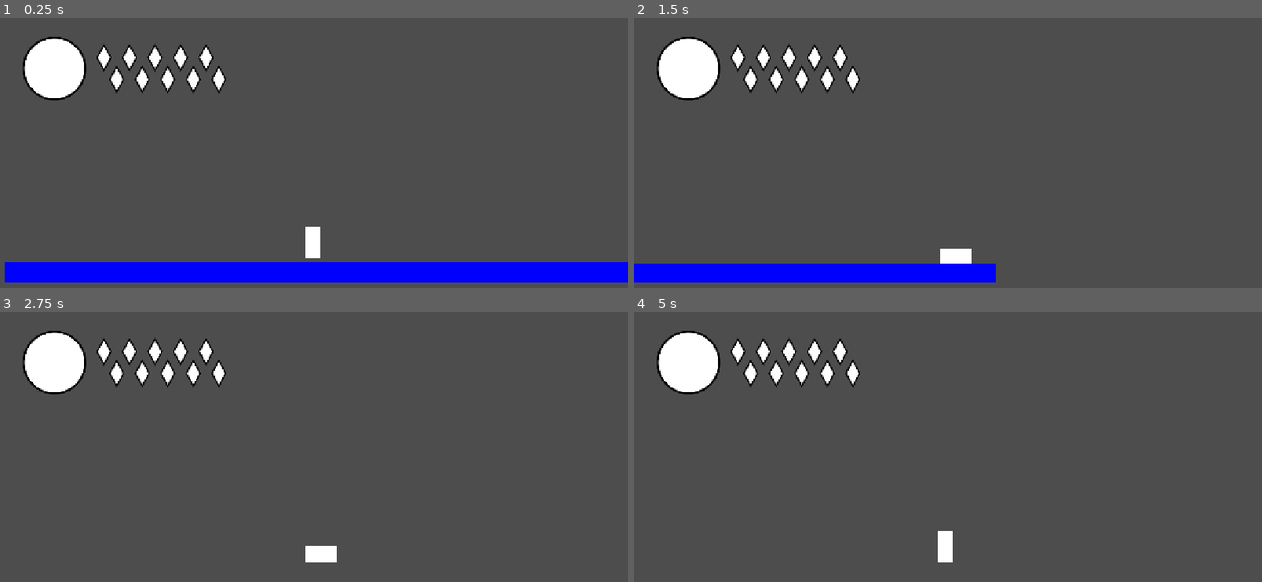
Above: before the commit, frames 1-4 (two rows, left to right).
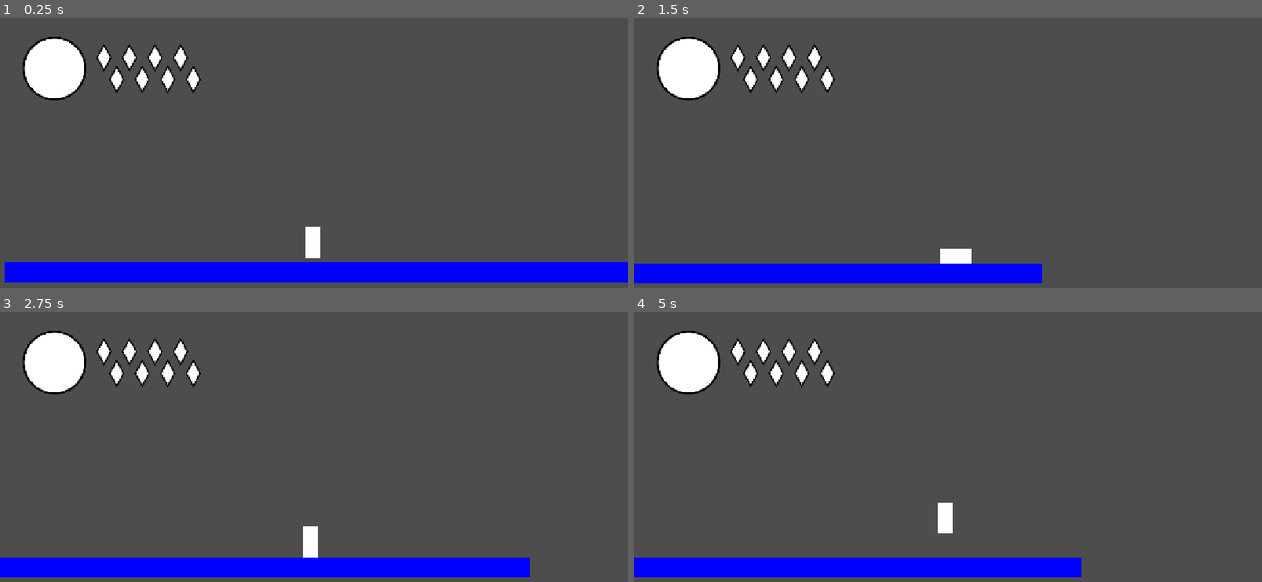
Above: after the commit, the same moments.

Repository: autonomouscrow/color-game
Game: Godot game, scene res://Scenes/Main.tscn
The game is run twice, just before and just after one commit, with the same random seed, the same clock (stepped at 60 frames per second) and the same inputs.
Inputs:
- Up to frame 1 (0.25 s): no input
- Up to frame 2 (1.5 s): hold C (dash) 0.53-1.28 s; hold Right (move_right) from 0.53 s (still down); tap Z (jump) at 0.77, 1.07 s; tap D (slide) at 0.8, 1.35 s
- Up to frame 3 (2.75 s): tap Z (jump) at 1.52, 1.55, 1.82, 2.1 s; release Right (move_right) at 2.03 s; hold Left (move_left) from 2.03 s (still down); hold C (dash) from 2.03 s (still down)
- Up to frame 4 (5 s): release Left (move_left) at 2.78 s; release C (dash) at 2.78 s; hold Right (move_right) 2.78-4.28 s; tap C (dash) at 2.85, 4.55 s; tap Z (jump) at 3.02, 3.32, 3.77, 3.8, 4.07, 4.52, 4.82 s; tap D (slide) at 3.05, 3.6 s; hold Left (move_left) from 4.28 s (still down); tap Q at 4.35 s

The runs differ from the first frame. In frame 1, 0.3% of the frame differs, in the area x 31-36%, y 9-28%; in frame 2, 1.0%; in frame 3, 6.7%, in the area x 0-85%, y 9-99%; in frame 4, 5.9%.

Commit message:
ground pound and slide cancel

Diff:
--- a/Scenes/HUD.tscn
+++ b/Scenes/HUD.tscn
@@ -4,6 +4,8 @@
 
 [node name="Hud" type="CanvasLayer" unique_id=1967454566]
 script = ExtResource("1_hud")
+max_mp = 10
+mp = 10
 
 [node name="Canvas" type="Control" parent="." unique_id=1967454567]
 layout_mode = 3
--- a/Scripts/Hue.gd
+++ b/Scripts/Hue.gd
@@ -17,6 +17,14 @@
 @export var coyote_time := 0.1
 ## Seconds before landing that a Z press is remembered and jumps on touchdown
 @export var jump_buffer_time := 0.1
+## Seconds to unsquish when jumping out of a slide with Z
+@export var slide_jump_unsquish_time := 0.05
+## Downward speed of the mid-air D slam
+@export var slam_speed := 2000.0
+## Seconds to squish into a slide when a slam hits the ground
+@export var slam_squish_time := 0.05
+## Seconds a straight-down slam stays squished before standing up, if no other input cuts it short
+@export var squat_hold_time := 0.2
 
 @export_group("Stats")
 @export var max_health := 100.0:
@@ -26,11 +34,11 @@
 @export var health := 100.0:
 	set(value):
 		health = clampf(value, 0.0, max_health)
-@export var max_mp := 10:
+@export var max_mp := 8:
 	set(value):
 		max_mp = maxi(value, 0)
 		mp = mini(mp, max_mp)
-@export var mp := 10:
+@export var mp := 8:
 	set(value):
 		mp = clampi(value, 0, max_mp)
 
@@ -53,6 +61,11 @@
 var slide_direction := 1.0
 var slide_stopping := false
 var slide_stop_rate := 0.0
+var slide_squish_duration := 0.1
+var slamming := false
+## True for a slam that landed with no sideways speed: Hue squats to half height without widening
+var squatting := false
+var squat_timer := 0.0
 var squish := 0.0
 var coyote_timer := 0.0
 var jump_buffer_timer := 0.0
@@ -76,15 +89,27 @@
 
 	if is_on_floor():
 		coyote_timer = coyote_time
+		# A slam that hits the ground turns straight into a slide, keeping its horizontal speed
+		if slamming:
+			slamming = false
+			if velocity.x != 0:
+				slide_direction = signf(velocity.x)
+			_start_slide(slam_squish_time)
+			squatting = velocity.x == 0
 	else:
 		coyote_timer -= delta
-		velocity.y = minf(velocity.y + gravity * delta, max_fall_speed)
+		if slamming:
+			velocity.y = slam_speed
+		else:
+			velocity.y = minf(velocity.y + gravity * delta, max_fall_speed)
 	if Input.is_action_just_pressed("jump"):
 		jump_buffer_timer = jump_buffer_time
 	else:
 		jump_buffer_timer -= delta
 	# A buffered press jumps as soon as Hue is on the floor, or just walked off it
-	if jump_buffer_timer > 0 and coyote_timer > 0 and not sliding:
+	if jump_buffer_timer > 0 and coyote_timer > 0 and not slamming:
+		if sliding:
+			_jump_out_of_slide(dash_held)
 		velocity.y = -jump_velocity
 		jump_buffer_timer = 0
 		coyote_timer = 0
@@ -92,14 +117,26 @@
 	if Input.is_action_just_released("jump") and velocity.y < 0:
 		velocity.y *= jump_release_cut
 
-	if Input.is_action_just_pressed("slide") and not sliding and is_on_floor() and absf(velocity.x) >= speed:
-		sliding = true
-		slide_stopping = false
-		slide_direction = signf(velocity.x)
-		# Slides start at least at slide_min_speed; faster slides keep their speed
-		if absf(velocity.x) < slide_min_speed:
-			velocity.x = slide_direction * slide_min_speed
-		dashing = false
+	if Input.is_action_just_pressed("slide") and not sliding:
+		if is_on_floor():
+			if absf(velocity.x) >= speed:
+				slide_direction = signf(velocity.x)
+				# Slides start at least at slide_min_speed; faster slides keep their speed
+				if absf(velocity.x) < slide_min_speed:
+					velocity.x = slide_direction * slide_min_speed
+				_start_slide(slide_squish_time)
+		elif not slamming:
+			slamming = true
+			dashing = false
+			velocity.y = slam_speed
+	if slamming:
+		# No steering during a slam; horizontal speed is kept as it was
+		move_and_slide()
+		return
+	# Finish unsquishing after jumping out of a slide
+	if not sliding and squish > 0:
+		squish = move_toward(squish, 0, delta / slide_jump_unsquish_time)
+		_apply_squish()
 	if sliding:
 		_slide(direction, delta)
 		move_and_slide()
@@ -115,7 +152,7 @@
 			dash_direction = direction
 		velocity.x = dash_direction * dash_speed
 
-	if dashing and dash_held:
+	if dashing and dash_held and not dash_locked:
 		# Keep dashing with no arrows held; pressing the other way turns around over dash_turn_time
 		var target_direction := direction if direction != 0 else dash_direction
 		velocity.x = move_toward(velocity.x, target_direction * dash_speed, 2 * dash_speed / dash_turn_time * delta)
@@ -132,7 +169,38 @@
 		velocity.x = direction * speed
 	move_and_slide()
 
+func _start_slide(squish_time: float) -> void:
+	sliding = true
+	slide_stopping = false
+	slide_squish_duration = squish_time
+	squatting = false
+	squat_timer = 0.0
+	dashing = false
+
+func _jump_out_of_slide(dash_held: bool) -> void:
+	sliding = false
+	# Leftover slide speed above walking speed eases off like the end of a dash; C held through the slide doesn't dash
+	if absf(velocity.x) > speed:
+		dashing = true
+		dash_direction = signf(velocity.x)
+		dash_locked = dash_held
+
 func _slide(direction: float, delta: float) -> void:
+	if squatting:
+		# Arrows or C during a squat stand Hue straight up and hand control back (Z is handled by the jump)
+		if direction != 0 or Input.is_action_just_pressed("dash"):
+			sliding = false
+			return
+		# Otherwise squish all the way down, hold for squat_hold_time, then stand up over slide_squish_time
+		if not slide_stopping:
+			squish = move_toward(squish, 1, delta / slide_squish_duration)
+			if squish == 1:
+				squat_timer += delta
+				if squat_timer >= squat_hold_time:
+					slide_stopping = true
+					slide_stop_rate = 0.0
+			_apply_squish()
+			return
 	# Letting go of the arrows or running out of speed ends the slide: stop over slide_stop_time and unsquish
 	if (direction == 0 or velocity.x == 0) and not slide_stopping:
 		slide_stopping = true
@@ -146,11 +214,12 @@
 			dash_locked = Input.is_action_pressed("dash")
 	else:
 		velocity.x = move_toward(velocity.x, 0, slide_friction * delta)
-		squish = move_toward(squish, 1, delta / slide_squish_time)
+		squish = move_toward(squish, 1, delta / slide_squish_duration)
 	_apply_squish()
 
 func _apply_squish() -> void:
-	var size := stand_size.lerp(Vector2(stand_size.x * 2, stand_size.y / 2), squish)
+	var squished_width := stand_size.x if squatting else stand_size.x * 2
+	var size := stand_size.lerp(Vector2(squished_width, stand_size.y / 2), squish)
 	hitbox_shape.size = size
 	# Keep the bottom edge in place so Hue squishes down instead of shrinking toward its center
 	hitbox.position.y = (stand_size.y - size.y) / 2
--- a/Scripts/hud.gd
+++ b/Scripts/hud.gd
@@ -15,12 +15,12 @@
 		health = clampf(value, 0.0, max_health)
 		_redraw()
 ## One diamond is drawn per point of max MP
-@export var max_mp := 10:
+@export var max_mp := 8:
 	set(value):
 		max_mp = maxi(value, 0)
 		mp = mini(mp, max_mp)
 		_redraw()
-@export var mp := 10:
+@export var mp := 8:
 	set(value):
 		mp = clampi(value, 0, max_mp)
 		_redraw()
